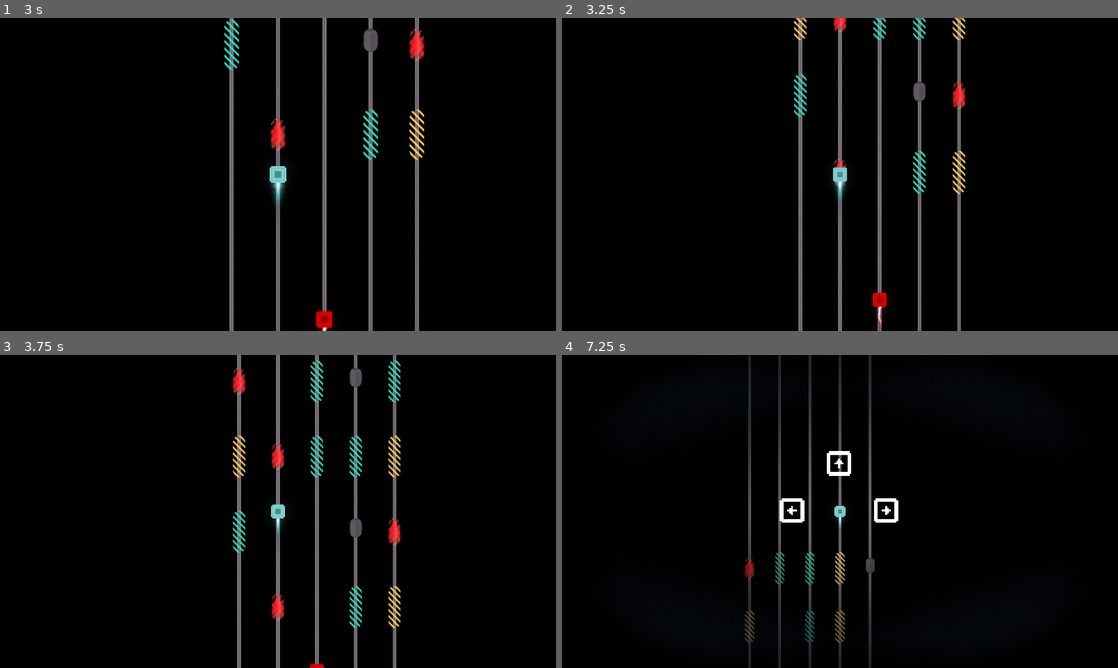
Above: before the commit, frames 1-4 (two rows, left to right).
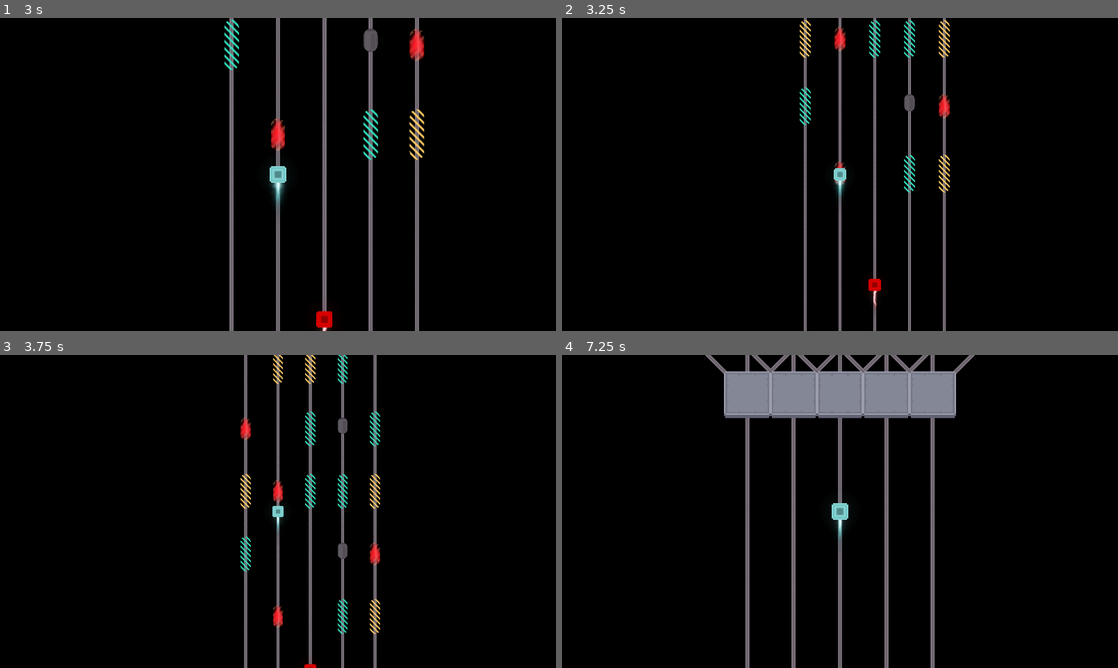
Above: after the commit, the same moments.

Repository: elpozewaunig/LanLinerReconciliation
Game: Godot game, scene res://scenes/main.tscn
Two runs of this game, one before a commit and one after it. Both use one fixed random seed, a clock stepped at 60 frames per second and the inputs below.
Inputs:
- Up to frame 1 (3 s): hold Up (ui_up) 0.53-2.03 s; hold Left (ui_left) from 2.03 s (still down)
- Up to frame 2 (3.25 s): keep holding Left (ui_left)
- Up to frame 3 (3.75 s): keep holding Left (ui_left)
- Up to frame 4 (7.25 s): release Left (ui_left) at 4.28 s; hold Right (ui_right) 4.28-5.03 s; hold Up (ui_up) 5.03-5.78 s; hold Right (ui_right) from 5.78 s (still down)

Frame 1 is identical in both runs. In frame 2, 6.7% of the frame differs, in the area x 41-73%, y 0-100%; in frame 3, 8.2%; in frame 4, 12%, in the area x 25-75%, y 0-100%.

Commit message:
Bessere Werte ;)

Diff:
--- a/scripts/PathAgent.gd
+++ b/scripts/PathAgent.gd
@@ -57,7 +57,7 @@
 
 			if section[2] == "extraspeed":
 				if speed < extra_fast_speed:
-					speed += delta * 5000
+					speed += delta * 10000
 					if speed > extra_fast_speed:
 						speed = extra_fast_speed
 
